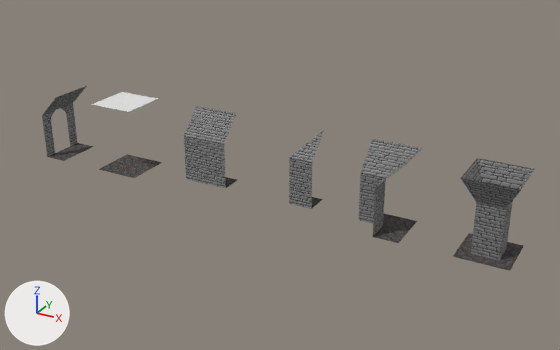
What one commit did to the glTF model Art/Tileset/UmbralCryptTileset.glb.
Rendered twice from a camera (50 mm lens) standing at (25.2, -24.7, 13.5) and looking at (11.3, 0.4, 0.9). The lights are fixed; the arrows at lower left show +X, +Y and +Z. Vertices at the same position are counted once.

The scene before the commit, as lines of its bpy script (objects in view):
```python
ob_cornerin_col = bpy.data.objects.new('CornerIn-col', me_plane_003)
ob_cornerin_col.location = (12.0, 0.0, 0.0)
ob_cornerout_col = bpy.data.objects.new('CornerOut-col', me_plane_005)
ob_cornerout_col.location = (16.0, 0.0, 0.0)
ob_doorway_col = bpy.data.objects.new('Doorway-col', me_plane_009)
ob_doorway_col.location = (0.0, 0.0, 0.0)
ob_floor_col = bpy.data.objects.new('Floor-col', me_plane)
ob_floor_col.location = (4.0, 0.0, 0.0)
ob_pillar_col = bpy.data.objects.new('Pillar-col', me_plane_008)
ob_pillar_col.location = (20.0, 0.0, 0.0)
ob_wall_col = bpy.data.objects.new('Wall-col', me_plane_002)
ob_wall_col.location = (8.0, 0.0, 0.0)
```
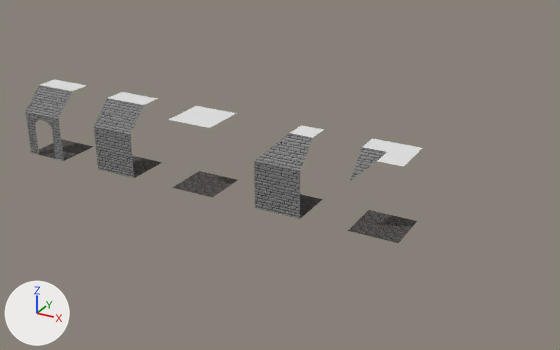
Location of each change, [x1, y1, x2, y2] in pixels of the pictures (560 x 350 px):
'CornerOut-col', reshaped, moved (9% wider, 10% shorter)
    before: [358, 138, 422, 243]
    after: [254, 125, 324, 219]
'Wall-col', reshaped, moved (28% wider)
    before: [184, 106, 237, 188]
    after: [94, 92, 162, 178]
'Pillar-col', deleted
    before: [453, 158, 534, 271]
    faces in mat_material_003: [461, 158, 534, 261]
    faces in mat_material_002: [453, 233, 523, 271]
'CornerIn-col', reshaped, moved (108% wider, 32% taller)
    before: [289, 130, 324, 209]
    after: [348, 138, 422, 243]
'Floor-col', moved
    before: [92, 92, 162, 178]
    after: [168, 106, 237, 197]
'Doorway-col', reshaped, turned
    before: [42, 86, 93, 161]
    after: [26, 79, 93, 161]

The edits, one by one:
me_plane_002 is used by ob_wall_col; location (8.0, 0.0, 0.0).
me_plane_002 had 12 vertices, 12 faces and spanned x -1.0..1.0, y 0.0..1.0, z 0.0..3.0.
me_plane_002 now has 10 vertices, 8 faces and spans x -1.0..1.0, y -1.0..1.0, z 0.0..3.0.
Part 2, on me_plane_002:
8 vertices are removed from x -1.0..1.0, y 0.0..1.0, z 0.0..3.0.
12 faces are deleted.
6 vertices are added at (-1.0, -1.0, 0.0), (-1.0, -1.0, 2.0), (-1.0, 0.0, 3.0), (1.0, -1.0, 0.0), (1.0, -1.0, 2.0), (1.0, 0.0, 3.0).
4 new faces join them, mat_material_003.
2 new faces join them, mat_material_002.
2 new faces join them, mat_material_005 (white #e7e7e7).
me_plane_002 now uses material mat_material_005 (white #e7e7e7).
me_plane_003 is used by ob_cornerin_col; location (12.0, 0.0, 0.0).
me_plane_003 had 8 vertices, 8 faces and spanned x 0.0..1.0, y 0.0..1.0, z 0.0..3.0.
me_plane_003 now has 13 vertices, 10 faces and spans x -1.0..1.0, y -1.0..1.0, z 0.0..3.0.
Part 4, on me_plane_003:
6 vertices are removed from x 0.0..1.0, y 0.0..1.0, z 0.0..2.0.
8 faces are deleted.
11 vertices are added at x -1.0..1.0, y -1.0..1.0, z 0.0..3.0.
2 new faces join them, mat_material_002.
6 new faces join them, mat_material_005 (white #e7e7e7).
2 new faces join them, mat_material_003.
me_plane_003 now uses material mat_material_005 (white #e7e7e7).
me_plane_005 is used by ob_cornerout_col; location (16.0, 0.0, 0.0).
me_plane_005 had 14 vertices, 14 faces and spanned x -1.0..1.0, y -1.0..1.0, z 0.0..3.0.
me_plane_005 now has 11 vertices, 12 faces and spans x -1.0..1.0, y -1.0..1.0, z 0.0..3.0.
Part 3, on me_plane_005:
10 vertices are removed from x -1.0..1.0, y -1.0..1.0, z 0.0..3.0.
14 faces are deleted.
7 vertices are added at x -1.0..1.0, y -1.0..1.0, z 0.0..3.0.
8 new faces join them, mat_material_003.
2 new faces join them, mat_material_002.
2 new faces join them, mat_material_005 (white #e7e7e7).
me_plane_005 now uses material mat_material_005 (white #e7e7e7).
me_plane_009 is used by ob_doorway_col; location (0.0, 0.0, 0.0).
me_plane_009 had 26 vertices, 26 faces and spanned x 0.0..1.0, y -1.0..1.0, z 0.0..3.0.
me_plane_009 now has 31 vertices, 34 faces and spans x -1.0..1.0, y -1.0..1.0, z 0.0..3.0.
Part 1, on me_plane_009:
22 vertices are removed from x 0.0..1.0, y -1.0..1.0, z 0.0..3.0.
26 faces are deleted.
19 vertices are added at x -1.0..0.0, y -1.0..1.0, z 0.0..3.0.
8 new vertices lie (0.0, 0.5, 0.0) away from vertices in x -1.0, y -1.0..0.5, z 0.0..1.5.
27 new faces join them, mat_material_003.
5 new faces join them, mat_material_002.
2 new faces join them, mat_material_005 (white #e7e7e7).
me_plane_009 now uses material mat_material_005 (white #e7e7e7).
Object 'Floor-col' (ob_floor_col) moves from (4.0, 0.0, 0.0) to (8.0, 0.0, 0.0).
Object 'Wall-col' (ob_wall_col) moves from (8.0, 0.0, 0.0) to (4.0, 0.0, 0.0).
Object 'CornerIn-col' (ob_cornerin_col) moves from (12.0, 0.0, 0.0) to (16.0, 0.0, 0.0).
Object 'CornerOut-col' (ob_cornerout_col) moves from (16.0, 0.0, 0.0) to (12.0, 0.0, 0.0).
Object 'Pillar-col' (ob_pillar_col) is deleted.
Object 'Doorway-col' (ob_doorway_col) turns from (0, 0, 0) to (0, 0, 90) degrees about x, y and z.
